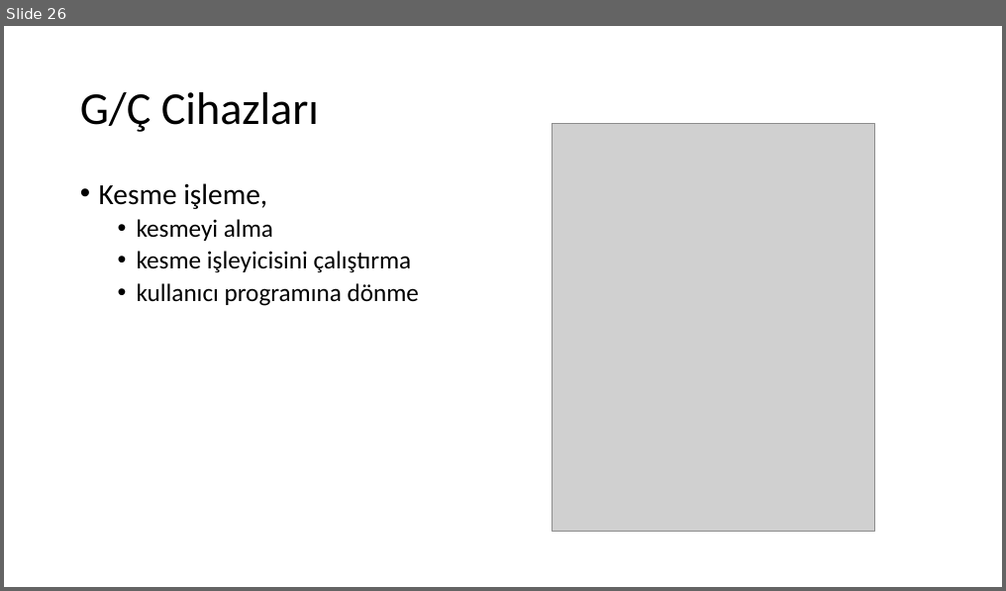
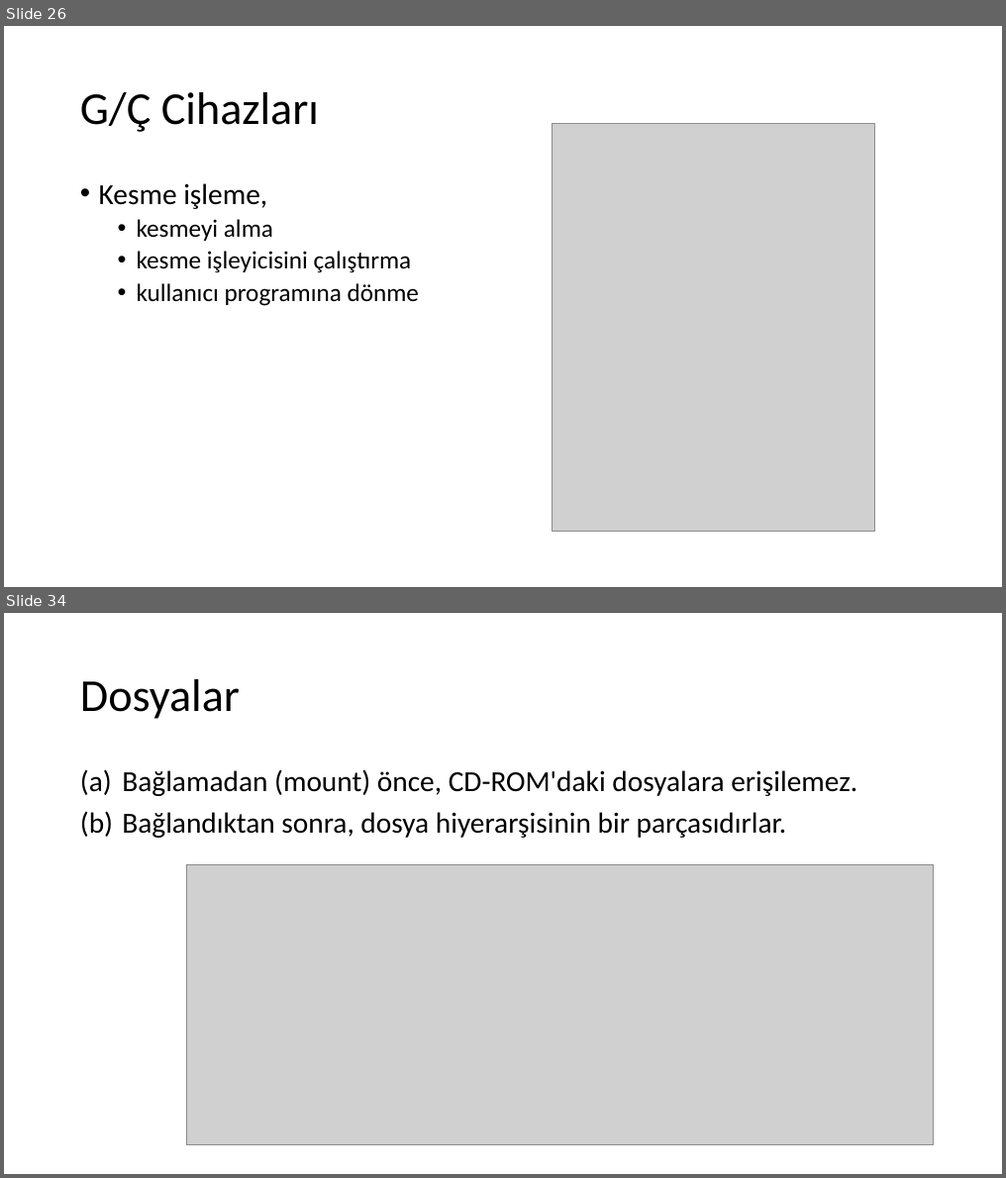
Before and after one commit to sercankulcu/sercankulcu.github.io, a slide deck: assets/teaching/os/1_Bolum_1_Giris.pptx. Shown one above the other, each under a label of ours: slide 26 before the commit, slides 26 and 34 after it; the slides between them are not shown. The pictures are 1006x591 and 1006x1178 pixels, drawn with LibreOffice and Linux fonts; fonts in the diff are those of the drawing; grey boxes stand for pictures. Boxes give left, top, right and bottom in pixels: in the first picture for what was removed or moved away, otherwise in the second. Text is boxed around its words. In the diff, an @@ line names an element or a change of style, - is before the commit and + after.

```diff
--- a/assets/teaching/os/1_Bolum_1_Giris.pptx
+++ b/assets/teaching/os/1_Bolum_1_Giris.pptx
@@ slide 34 added at box(4, 613, 1002, 1174), background #FFFFFF @@
@@ title added at box(80, 679, 240, 719), 44 pt, text #000000 @@
+Dosyalar
@@ text added at box(122, 769, 857, 838), 28 pt, text #000000 @@
+(a) Bağlamadan (mount) önce, CD-ROM'daki dosyalara erişilemez.
+(b) Bağlandıktan sonra, dosya hiyerarşisinin bir parçasıdırlar.
@@ picture added at box(186, 865, 933, 1146) @@
```
Also in this commit, not shown: 2 slides changed, 30 other slides added, 7 slides removed, 1 other file.
